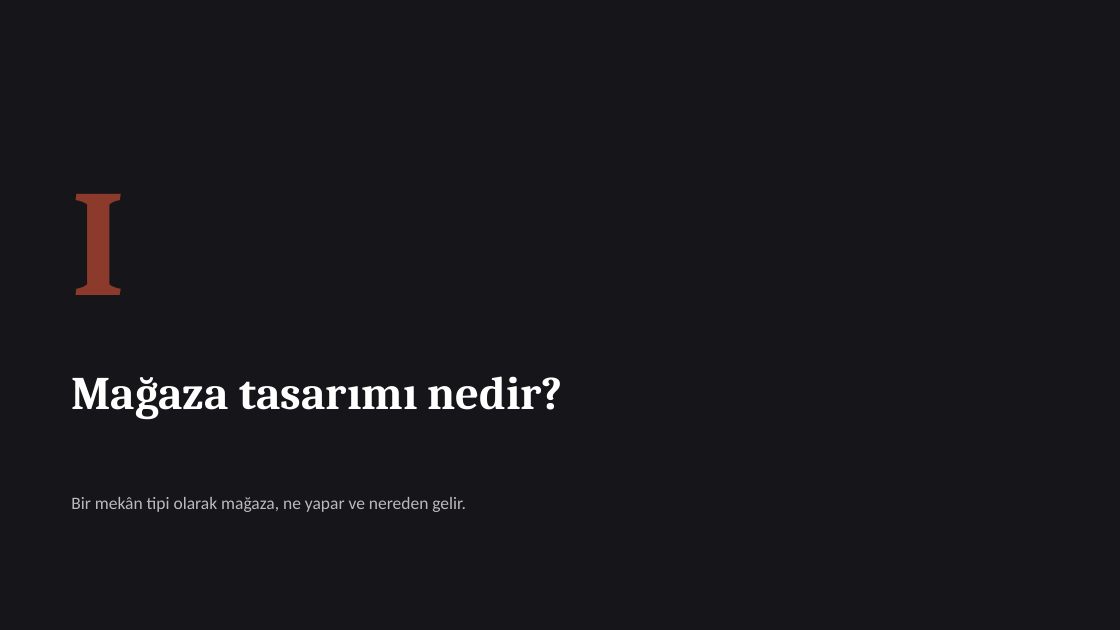
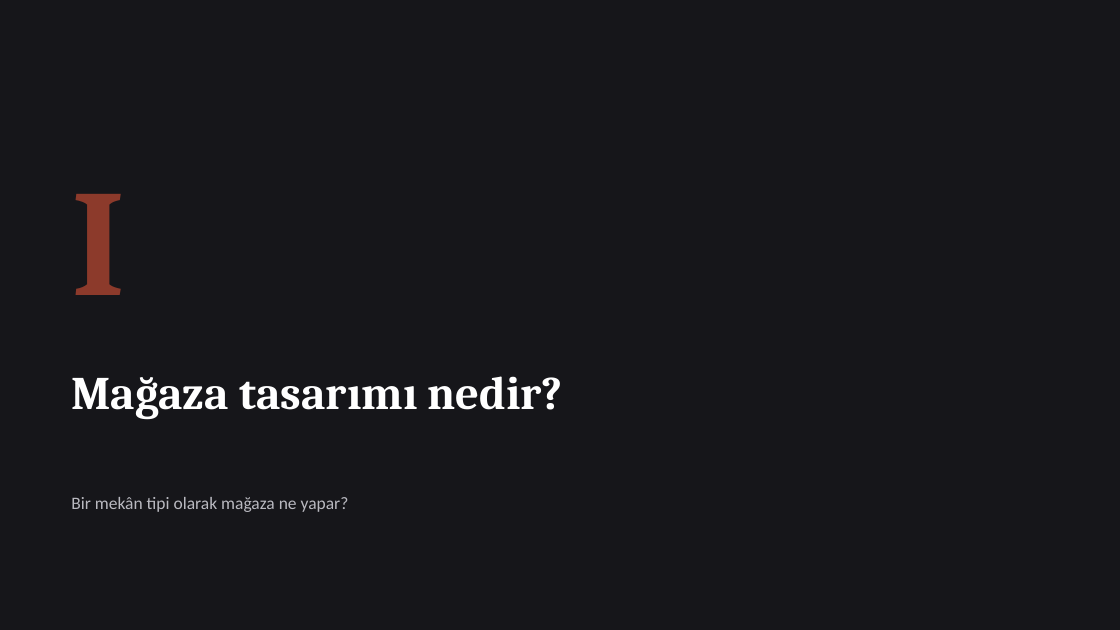
Before and after one commit to bunal91/sanat-ve-mekan, a slide deck: slide 3 of magaza-tasarimi-dersi/Magaza-Tasarimi-Teorik-Sunum.pptx. Drawn at 1120x630 pixels with LibreOffice and Linux fonts; fonts in the diff are those of the drawing. Boxes give left, top, right and bottom in pixels: in the first picture for what was removed or moved away, otherwise in the second. Text is boxed around its words. In the diff, an @@ line names an element or a change of style, - is before the commit and + after.

```diff
--- a/magaza-tasarimi-dersi/Magaza-Tasarimi-Teorik-Sunum.pptx
+++ b/magaza-tasarimi-dersi/Magaza-Tasarimi-Teorik-Sunum.pptx
@@ text at box(71, 497, 349, 512): text changed @@
-Bir mekân tipi olarak mağaza, ne yapar ve nereden gelir.
+Bir mekân tipi olarak mağaza ne yapar?
```
Also in this commit, not shown: 18 other slides changed, 29 slides added, 37 slides removed, 1 other file.
